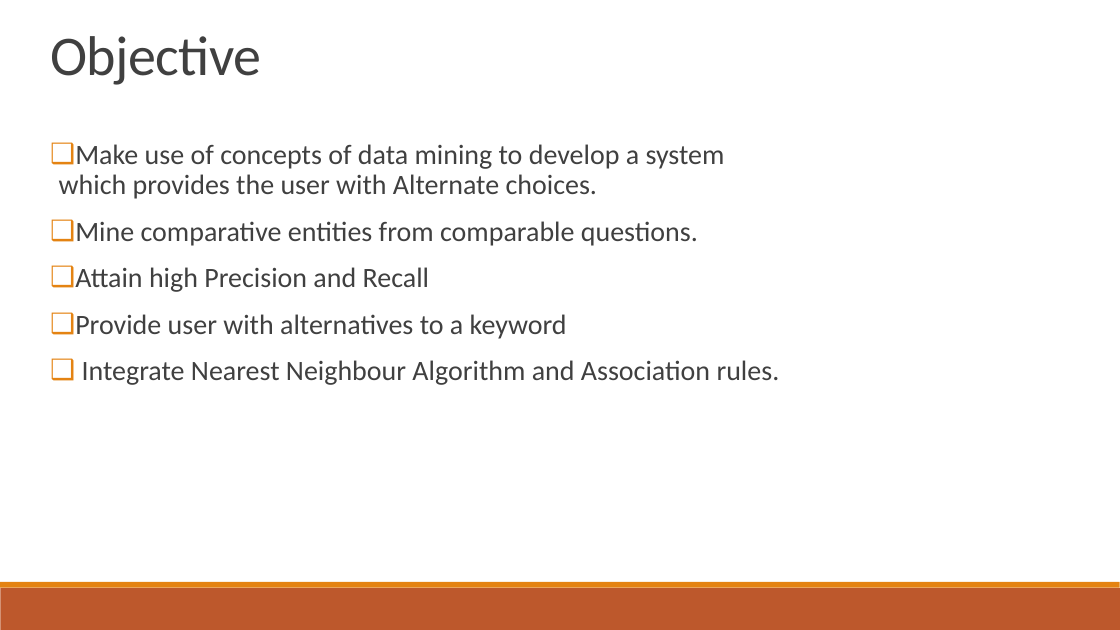
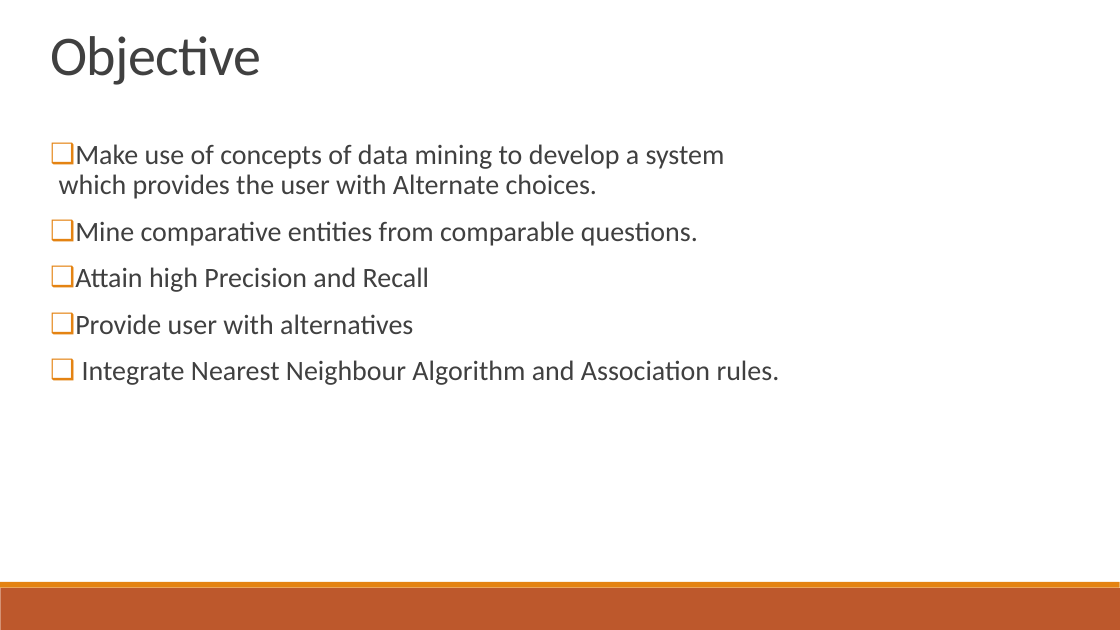
Before and after one commit to jalanreddy/GitHub, a slide deck: slide 4 of Presentation.pptx. Drawn at 1120x630 pixels with LibreOffice and Linux fonts; fonts in the diff are those of the drawing. Boxes give left, top, right and bottom in pixels: in the first picture for what was removed or moved away, otherwise in the second. Text is boxed around its words. In the diff, an @@ line names an element or a change of style, - is before the commit and + after.

```diff
--- a/Presentation.pptx
+++ b/Presentation.pptx
@@ text at <box>75,314,413,334</box>: text changed @@
-❑ Provide user with alternatives to a keyword
+❑ Provide user with alternatives
```
Also in this commit, not shown: 5 other slides changed, 32 slides added, 2 other files.
